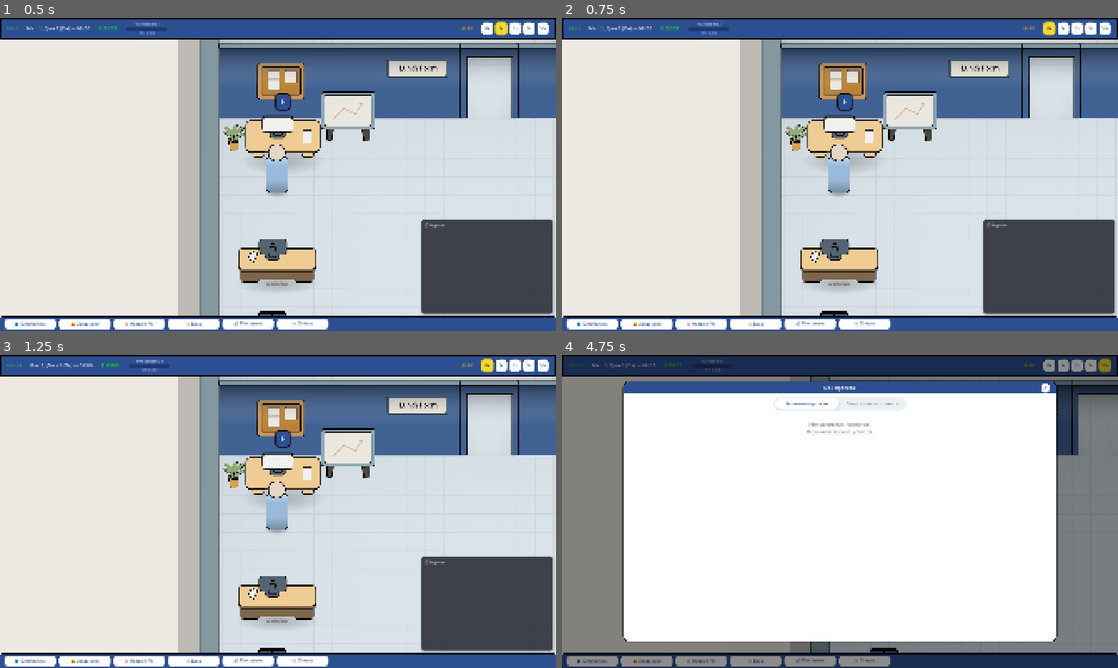
Above: before the commit, frames 1-4 (two rows, left to right).
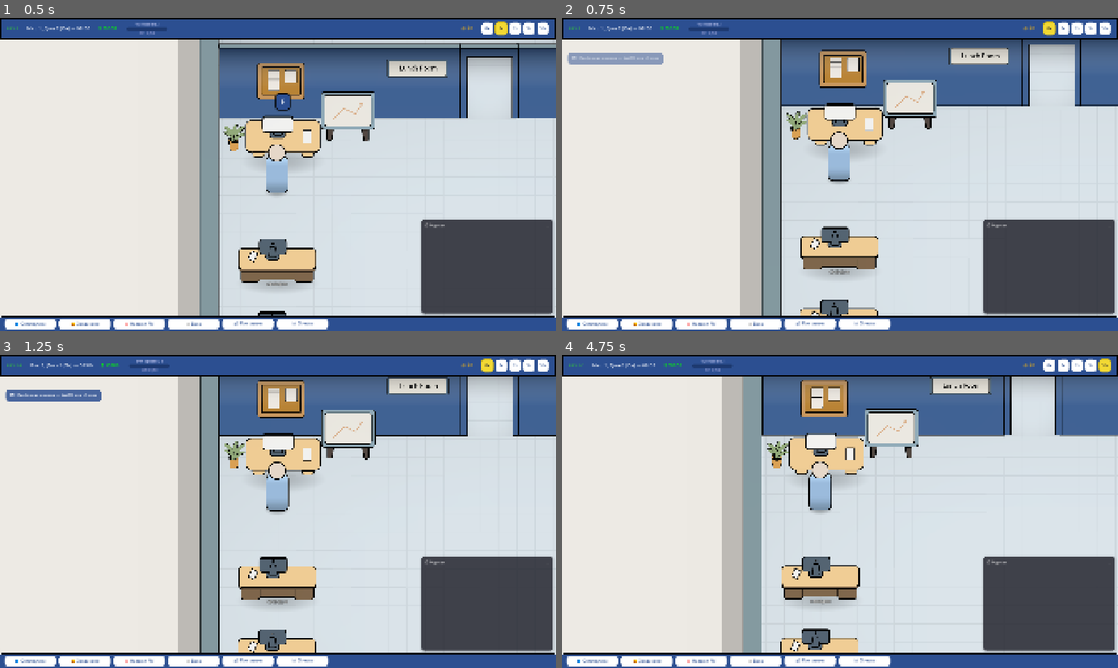
Above: after the commit, the same moments.

Repository: Esca69/project-manager-sim
Game: Godot game, scene res://Scenes/office.tscn
The game is run twice, just before and just after one commit, with the same random seed, the same clock (stepped at 60 frames per second) and the same inputs. This scene is started directly instead of the project's main scene. Sound files missing from this copy of the repository are replaced by a short silence.
Inputs (mouse positions are in pixels of both pictures, inside the frame that each line leads up to):
- Up to frame 1 (0.5 s): no input
- Up to frame 2 (0.75 s): click "0х" at 0.5 s
- Up to frame 3 (1.25 s): no input
- Up to frame 4 (4.75 s): tap Enter at 1.25 s; move the mouse to (962, 495) at 1.27 s; hold Right (ui_right) 1.28-2.03 s; tap E (interact) at 1.35, 2.1, 3.05, 3.8, 4.55 s; click (962, 495) at 1.42 s; move the mouse to (728, 527) at 2.02 s; hold Down (ui_down) 2.03-2.78 s; move the mouse to (895, 442) at 2.77 s; hold Right (ui_right) 2.78-3.53 s; tap Q (motivate) at 2.85 s; move the mouse to (812, 574) at 3.52 s; hold Up (ui_up) 3.53-4.28 s; tap R (no_toilet) at 3.6 s; click (812, 574) at 3.67 s; move the mouse to (1006, 558) at 4.27 s; hold Left (ui_left) from 4.28 s (still down); hold 4 (speed_10x) from 4.28 s (still down)

Frame 1 is identical in both runs. In frame 2, 14% of the frame differs, in the area x 0-100%, y 6-96%; in frame 3, 17%; in frame 4, 98%, in the area x 0-100%, y 0-100%.

Commit message:
Fix 11 bugs: early bird progress, freelancer cost/departure, UI improvements, gameplay balance
Co-authored-by: Esca69 <259692183+Esca69@users.noreply.github.com>
Agent-Logs-Url: https://github.com/Esca69/project-manager-sim/sessions/abbc3161-3252-4e0c-afa8-7226469a3e76

Diff:
--- a/Localization/translations.csv
+++ b/Localization/translations.csv
@@ -691,7 +691,7 @@
 LOG_FREELANCER_WARN_LEAVE,⚠️ Фрилансер %s собирается уйти через %d дн.,⚠️ Freelancer %s is leaving in %d day(s).
 LOG_FREELANCER_DEPARTED,🚪 Фрилансер %s покинул компанию (отработал %d дн.),🚪 Freelancer %s left the company (worked %d day(s))
 EXPENSE_SEVERANCE,💰 Компенсация: %s,💰 Severance: %s
-TOOLTIP_FREELANCER,"Фрилансер: чуть дороже контрактника, но может уйти в любой момент. Не растёт по опыту (не получает XP). При увольнении не требует компенсации.","Freelancer: slightly more expensive, but may leave at any time. Does not gain experience (no XP). No severance pay when fired."
+TOOLTIP_FREELANCER,"Фрилансер: дешевле контрактника (~15%), но может уйти в любой момент. Максимальный уровень — middle (4). Не растёт по опыту (не получает XP). При увольнении не требует компенсации.","Freelancer: ~15% cheaper than a contractor, but may leave at any time. Maximum level is middle (4). Does not gain experience (no XP). No severance pay when fired."
 TOOLTIP_CONTRACTOR,"Контрактник: стабильный сотрудник, растёт по опыту (получает XP). При увольнении требуется компенсация: $%d–$%d.","Contractor: stable employee, gains experience (earns XP). Cannot leave on their own. Severance pay when fired: $%d–$%d."
 FREE_CAMERA_HINT,Свободная камера — WASD для обзора,Free camera — WASD to look around
 ROSTER_EFF_BREAKDOWN_AURA,👁️ Аура PM: %s,👁️ PM Aura: %s
--- a/Scripts/boss_desk.gd
+++ b/Scripts/boss_desk.gd
@@ -4,7 +4,7 @@
 # === НАСТРОЙКА ЗВУКА БОССА ===============================
 # =========================================================
 const BOSS_SOUND_RADIUS: float = 400.0   # Радиус, при входе в который срабатывает звук
-const TUTORIAL_PROXIMITY_RADIUS: float = 200.0  # Меньший радиус для уведомления туториала
+const TUTORIAL_PROXIMITY_RADIUS: float = 260.0  # Меньший радиус для уведомления туториала
 
 var _exclamation_bubble: Node2D = null
 var _boss_player: AudioStreamPlayer = null  # <-- Изменено на обычный AudioStreamPlayer
--- a/Scripts/candidate_generator.gd
+++ b/Scripts/candidate_generator.gd
@@ -288,9 +288,21 @@
 	else:
 		new_emp.employment_type = "contractor"
 
-	# 8. Наценка фрилансера (10%-30% к зарплате)
+	# 8. Фрилансер: максимальный уровень — 4 (middle), скидка ~15% к зарплате
 	if new_emp.employment_type == "freelancer":
-		var freelance_mult = randf_range(1.1, 1.3)
+		if new_emp.employee_level > 4:
+			new_emp.employee_level = 4
+			# Пересчитываем навык и базовую зарплату для нового уровня
+			primary_skill_value = _calculate_skill_for_level(4)
+			match role:
+				"Business Analyst":
+					new_emp.skill_business_analysis = primary_skill_value
+				"Backend Developer":
+					new_emp.skill_backend = primary_skill_value
+				"QA Engineer":
+					new_emp.skill_qa = primary_skill_value
+			raw_salary = cfg["base"] + (primary_skill_value * cfg["mult"]) + randi_range(-cfg["rand"], cfg["rand"])
+		var freelance_mult = randf_range(0.80, 0.90)
 		raw_salary = int(raw_salary * freelance_mult)
 
 	new_emp.monthly_salary = int(round(raw_salary / 50.0)) * 50
--- a/Scripts/computer_desk.gd
+++ b/Scripts/computer_desk.gd
@@ -1,6 +1,6 @@
 extends StaticBody2D
 
-const PM_DESK_PROXIMITY_RADIUS: float = 120.0
+const PM_DESK_PROXIMITY_RADIUS: float = 156.0
 var _is_player_in_radius: bool = false
 
 func _ready():
--- a/Scripts/employee.gd
+++ b/Scripts/employee.gd
@@ -166,6 +166,7 @@
 const LUNCH_WANDER_DURATION_MIN = 30.0  # минимум игровых минут
 const LUNCH_WANDER_DURATION_MAX = 45.0  # максимум игровых минут
 var _lunch_wander_minutes_left := 0.0
+var _no_kitchen_lunch_delay: float = 0.0  # Случайная задержка начала обеда без кухни
 
 # === PROXIMITY CHAT SYSTEM ===
 const PROX_CHAT_RADIUS: float = 700.0        # Радиус обнаружения для мгновенного чата
@@ -648,6 +649,7 @@
 	_early_bird_arrived = false
 	_setup_early_bird()
 	_lunch_done_today = false
+	_no_kitchen_lunch_delay = randf_range(5.0, 120.0)  # Случайная задержка обеда без кухни
 	_pm_aura_stacks = 0
 	_pm_aura_annoyance_timer = 0.0
 	_in_pm_aura = false
@@ -1433,6 +1435,10 @@
 
 	# Если кухня не куплена — бродим как "обед без кухни"
 	if not GameState.office_upgrades.get("kitchen", false):
+		# Случайная задержка: каждый сотрудник ждёт свой интервал после начала окна обеда
+		var minutes_since_lunch_start = (GameTime.hour - LUNCH_START_HOUR) * 60 + GameTime.minute
+		if minutes_since_lunch_start < _no_kitchen_lunch_delay:
+			return
 		_lunch_done_today = true
 		_lunch_wander_minutes_left = randf_range(LUNCH_WANDER_DURATION_MIN, LUNCH_WANDER_DURATION_MAX)
 		_wander_origin = global_position
--- a/Scripts/employee_data.gd
+++ b/Scripts/employee_data.gd
@@ -31,7 +31,7 @@
 var burnout_level: float = 0.0    # Burnout percentage (0.0 to 100.0)
 var burnout_timer: float = 0.0    # Accumulated minutes in bad mood (resets every 480)
 
-const BURNOUT_TIMER_THRESHOLD: float = 480.0  # 8 hours = 480 game minutes
+const BURNOUT_TIMER_THRESHOLD: float = 240.0  # 4 hours = 240 game minutes
 const BURNOUT_MAX: float = 100.0               # Maximum burnout level
 
 const SEVERANCE_MIN_MULTIPLIER: float = 0.5
@@ -111,7 +111,7 @@
 }
 
 # Ситуационные постоянные
-const MOOD_HAS_DESK_BONUS: float = 10.0
+const MOOD_HAS_DESK_BONUS: float = 5.0
 const MOOD_NO_DESK_PENALTY: float = -5.0
 const MOOD_LOW_ENERGY_PENALTY: float = -5.0        # Энергия 30-50%
 const MOOD_VERY_LOW_ENERGY_PENALTY: float = -10.0  # Энергия <30%
--- a/Scripts/employee_desk.gd
+++ b/Scripts/employee_desk.gd
@@ -10,7 +10,7 @@
 @onready var name_tag = $NameTag
 @onready var seat_point = $SeatPosition # Точка, куда мы направляем человека
 
-const DESK_PROXIMITY_RADIUS: float = 200.0
+const DESK_PROXIMITY_RADIUS: float = 260.0
 var _is_player_in_radius: bool = false
 
 func _ready():
--- a/Scripts/event_manager.gd
+++ b/Scripts/event_manager.gd
@@ -1154,9 +1154,10 @@
 func _apply_freelancer_leave(event_data: Dictionary, _choice_id: String):
 	var leave_type = event_data.get("leave_type", "hard")
 	var emp_name = event_data.get("employee_name", "")
-
-	if ScreenJuice and emp_name != "":
-		ScreenJuice.show_toast("👋", tr("TOAST_FREELANCER_LEAVE") % emp_name)
+	var display_name = event_data.get("display_name", emp_name)
+
+	if ScreenJuice and display_name != "":
+		ScreenJuice.show_toast("👋", tr("TOAST_FREELANCER_LEAVE") % display_name)
 
 	if leave_type == "soft":
 		var warning_days = event_data.get("warning_days", 1)
--- a/Scripts/freelancer_manager.gd
+++ b/Scripts/freelancer_manager.gd
@@ -29,16 +29,19 @@
 		var leave_chance = 0.0
 		var hard_leave_chance = 0.0  # Шанс уйти БЕЗ предупреждения
 
-		if days >= 10:
+		if days >= 8:
 			# Гарантированный уход
 			_show_departure_popup(npc, "guaranteed")
 			break
-		elif days >= 8:
+		elif days >= 6:
+			leave_chance = 0.30
+			hard_leave_chance = 0.40
+		elif days >= 4:
 			leave_chance = 0.20
-			hard_leave_chance = 0.30  # 30% hard leave
-		elif days >= 5:
+			hard_leave_chance = 0.15
+		elif days >= 3:
 			leave_chance = 0.10
-			hard_leave_chance = 0.0  # Только soft leave
+			hard_leave_chance = 0.0
 		else:
 			continue
 
@@ -65,14 +68,16 @@
 
 func _show_soft_leave_popup(npc_node: Node, warning_days: int):
 	var emp_name = npc_node.data.employee_name
+	var emp_display = npc_node.data.get_display_name()
 	var emp_role = tr(npc_node.data.job_title)
 	var reason = _get_random_reason()
-	var desc = tr("EVENT_FREELANCER_SOFT_DESC") % [emp_name, emp_role, reason, warning_days]
+	var desc = tr("EVENT_FREELANCER_SOFT_DESC") % [emp_display, emp_role, reason, warning_days]
 	var event_data = {
 		"id": "freelancer_leave",
 		"leave_type": "soft",
 		"npc_node": npc_node,
 		"employee_name": emp_name,
+		"display_name": emp_display,
 		"warning_days": warning_days,
 		"description_text": desc,
 		"choices": [
@@ -85,19 +90,21 @@
 		],
 	}
 	if EventLog:
-		EventLog.add(tr("LOG_FREELANCER_WARN_LEAVE") % [emp_name, warning_days])
+		EventLog.add(tr("LOG_FREELANCER_WARN_LEAVE") % [emp_display, warning_days])
 	EventManager._show_event_popup(event_data)
 
 func _show_departure_popup(npc_node: Node, leave_type: String):
 	var emp_name = npc_node.data.employee_name
+	var emp_display = npc_node.data.get_display_name()
 	var emp_role = tr(npc_node.data.job_title)
 	var reason = _get_random_reason()
-	var desc = tr("EVENT_FREELANCER_HARD_DESC") % [emp_name, emp_role, reason]
+	var desc = tr("EVENT_FREELANCER_HARD_DESC") % [emp_display, emp_role, reason]
 	var event_data = {
 		"id": "freelancer_leave",
 		"leave_type": leave_type,
 		"npc_node": npc_node,
 		"employee_name": emp_name,
+		"display_name": emp_display,
 		"description_text": desc,
 		"choices": [
 			{
@@ -109,7 +116,7 @@
 		],
 	}
 	if EventLog:
-		EventLog.add(tr("LOG_FREELANCER_SUDDEN_LEAVE") % emp_name)
+		EventLog.add(tr("LOG_FREELANCER_SUDDEN_LEAVE") % emp_display)
 	EventManager._show_event_popup(event_data)
 
 func register_warned_freelancer(emp_name: String, warning_days: int):
--- a/Scripts/hr_desk.gd
+++ b/Scripts/hr_desk.gd
@@ -1,6 +1,6 @@
 extends StaticBody2D
 
-const HR_PROXIMITY_RADIUS: float = 300.0
+const HR_PROXIMITY_RADIUS: float = 390.0
 var _is_player_in_radius: bool = false
 
 # === ВОСКЛИЦАТЕЛЬНЫЙ ЗНАК ===
--- a/Scripts/player.gd
+++ b/Scripts/player.gd
@@ -84,6 +84,7 @@
 
 func _ready():
 	add_to_group("player")
+	process_mode = Node.PROCESS_MODE_ALWAYS
 	target_zoom = camera.zoom
 	_create_interact_hint()
 	_create_discuss_bar()
@@ -251,6 +252,35 @@
 	# === ПРОВЕРКА LONG ACTION ===
 	var hud = get_tree().get_first_node_in_group("ui")
 	var long_action = hud and hud.has_method("is_long_action_active") and hud.is_long_action_active()
+
+	# === СВОБОДНАЯ КАМЕРА ПРИ ПАУЗЕ ===
+	if GameTime.is_game_paused and not long_action:
+		if not _free_camera_mode:
+			_free_camera_mode = true
+			_free_camera_returning = false
+			_free_camera_offset = Vector2.ZERO
+			_hide_interact_hint()
+			if hud and hud.has_method("show_free_camera_hint"):
+				hud.show_free_camera_hint()
+
+		if _is_ui_blocking():
+			velocity = Vector2.ZERO
+			move_and_slide()
+			return
+
+		var direction = Input.get_vector("ui_left", "ui_right", "ui_up", "ui_down")
+		var zoom_factor = 1.0 / camera.zoom.x
+		_free_camera_offset += direction * FREE_CAMERA_BASE_SPEED * zoom_factor * delta
+
+		var cam_global = global_position + _free_camera_offset
+		cam_global.x = clamp(cam_global.x, OFFICE_BOUNDS.position.x, OFFICE_BOUNDS.position.x + OFFICE_BOUNDS.size.x)
+		cam_global.y = clamp(cam_global.y, OFFICE_BOUNDS.position.y, OFFICE_BOUNDS.position.y + OFFICE_BOUNDS.size.y)
+		_free_camera_offset = cam_global - global_position
+		camera.position = _free_camera_offset
+
+		velocity = Vector2.ZERO
+		move_and_slide()
+		return
 
 	# === РЕЖИМ СВОБОДНОЙ КАМЕРЫ ===
 	if long_action:
--- a/Scripts/project_manager.gd
+++ b/Scripts/project_manager.gd
@@ -82,7 +82,7 @@
 			if active_stage["actual_start"] == -1.0:
 				active_stage["actual_start"] = project.elapsed_days
 
-			if is_working_hours and active_stage.workers.size() > 0:
+			if active_stage.workers.size() > 0:
 				# Вычисляем прошедшее время один раз для всех в этом кадре
 				var minutes_this_tick = GameTime.MINUTES_PER_REAL_SECOND * delta
 
@@ -90,13 +90,16 @@
 					# === 1. АЛЛОКАЦИЯ: Списание стоимости времени ===
 					# Происходит всегда, если сотрудник назначен на активный этап
 					# в рабочее время (даже если он пьет кофе, бродит или болеет дома)
-					var cost_this_tick = minutes_this_tick * (float(worker_data.hourly_rate) / 60.0)
-					project.daily_labor_cost += cost_this_tick
-					project.total_labor_cost += cost_this_tick
+					if is_working_hours:
+						var cost_this_tick = minutes_this_tick * (float(worker_data.hourly_rate) / 60.0)
+						project.daily_labor_cost += cost_this_tick
+						project.total_labor_cost += cost_this_tick
 
 					# === 2. РАБОТА: Начисление прогресса ===
+					# Ранняя пташка добавляет прогресс с момента прихода, даже до START_HOUR
+					var can_work = is_working_hours or worker_data.has_trait("early_bird")
 					var worker_node = _get_employee_node(worker_data)
-					if worker_node and worker_node.current_state == worker_node.State.WORKING:
+					if can_work and worker_node and worker_node.current_state == worker_node.State.WORKING:
 						var skill = _get_skill_for_stage(active_stage.type, worker_data)
 						var efficiency = worker_data.get_efficiency_multiplier()
 
--- a/Scripts/project_window.gd
+++ b/Scripts/project_window.gd
@@ -30,8 +30,8 @@
 var hard_deadline_line: ColorRect
 var _bg_overlay: ColorRect
 
-# Красивый зелёный цвет для кнопки СТАРТ
-var color_green_main = Color(0.29803923, 0.6862745, 0.3137255, 1)
+# Red color for START button
+var color_green_main = Color(0.85, 0.2, 0.2, 1)
 
 func _get_origin_time() -> float:
 	return float(project.created_at_day) + float(GameTime.START_HOUR) / 24.0
@@ -132,6 +132,10 @@
 	var cancel_node = $MainLayout/ContentWrapper/Body/Footer/CancelButton
 	if cancel_node:
 		cancel_node.queue_free()
+
+	var footer_node = $MainLayout/ContentWrapper/Body/Footer
+	if footer_node:
+		footer_node.alignment = BoxContainer.ALIGNMENT_CENTER
 
 	start_btn.pressed.connect(_on_start_pressed)
 	start_btn.text = tr("PROJ_WIN_BTN_START")
@@ -169,6 +173,9 @@
 	start_btn.add_theme_color_override("font_color", color_green_main)
 	start_btn.add_theme_color_override("font_hover_color", Color.WHITE)
 	start_btn.add_theme_color_override("font_pressed_color", Color.WHITE)
+	start_btn.custom_minimum_size = Vector2(280, 50)
+	start_btn.add_theme_font_size_override("font_size", 18)
+	start_btn.size_flags_horizontal = Control.SIZE_SHRINK_CENTER
 
 	var disabled_style = StyleBoxFlat.new()
 	disabled_style.bg_color = Color(0.93, 0.93, 0.93, 1)
--- a/Scripts/screen_juice.gd
+++ b/Scripts/screen_juice.gd
@@ -137,7 +137,7 @@
 		toast.reset_size()
 		_reposition_toasts()
 
-	get_tree().create_timer(TOAST_SHOW_DURATION).timeout.connect(func():
+	get_tree().create_timer(TOAST_SHOW_DURATION, true, false, true).timeout.connect(func():  # ignore_time_scale=true
 		if is_instance_valid(toast):
 			_animate_toast_out(toast)
 	)
